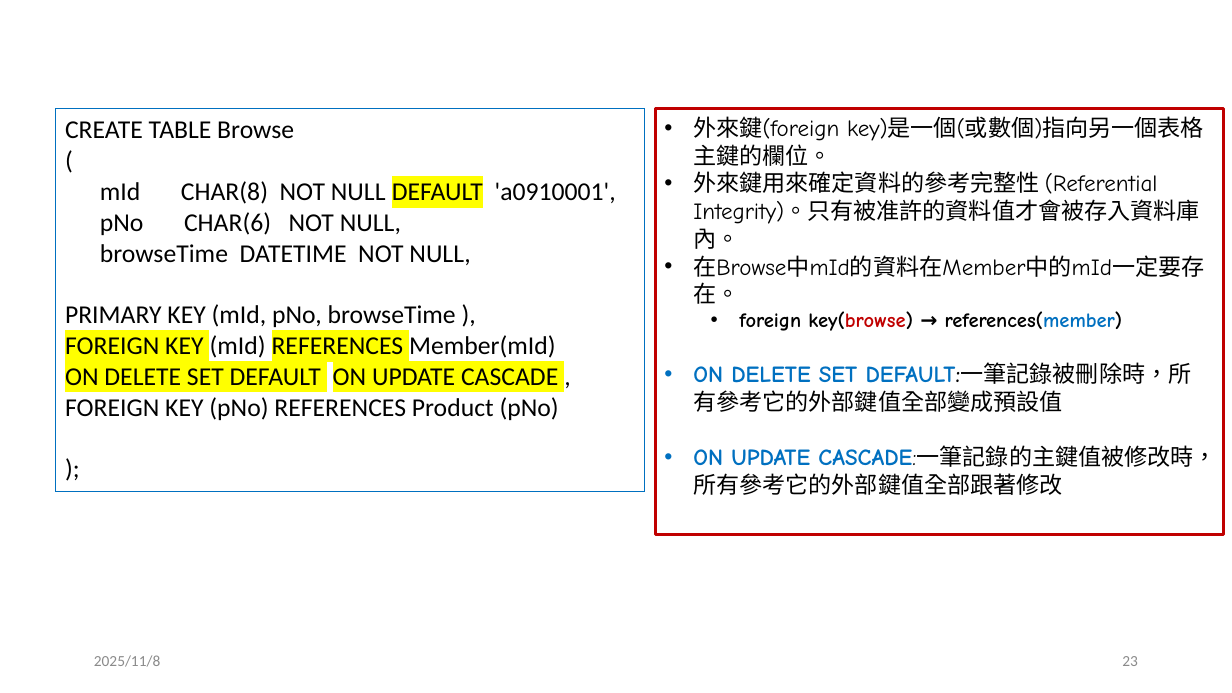
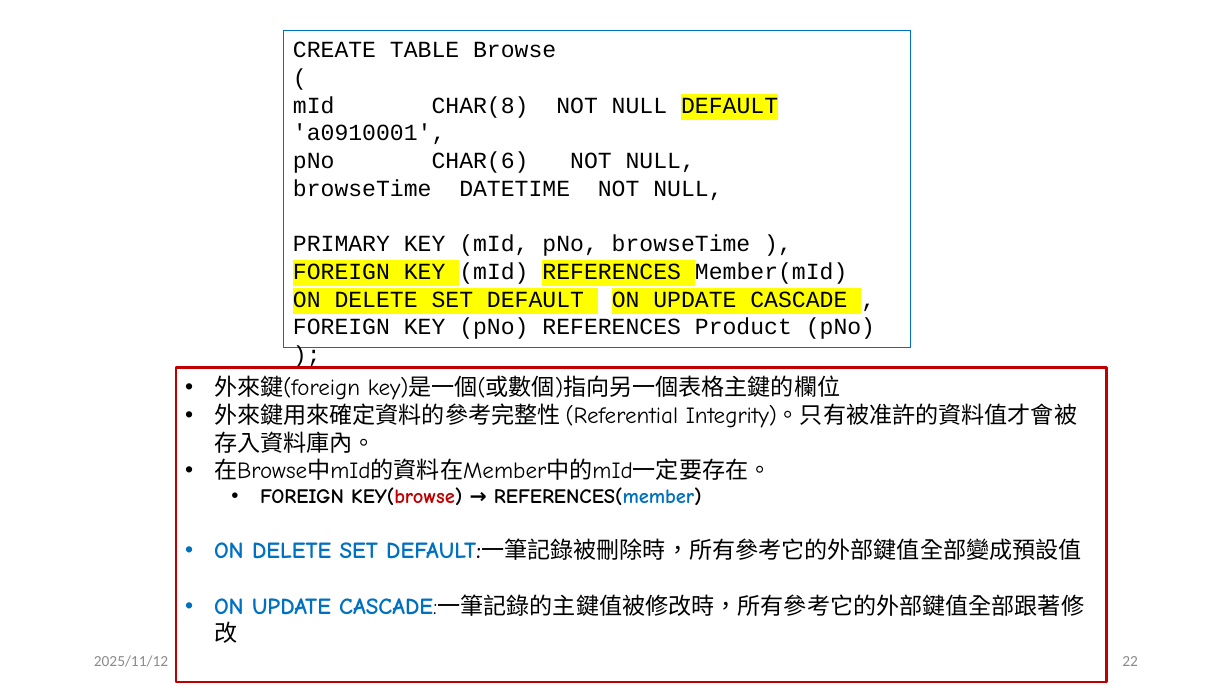
Before and after one commit to jc7qx/2025DB, a slide deck: slide 22 of slides/w10SQL1.pptx (slide 23 before the commit). Drawn at 1232x693 pixels with LibreOffice and Linux fonts; fonts in the diff are those of the drawing. Boxes give left, top, right and bottom in pixels: in the first picture for what was removed or moved away, otherwise in the second. Text is boxed around its words. In the diff, an @@ line names an element or a change of style, - is before the commit and + after.

```diff
--- a/slides/w10SQL1.pptx
+++ b/slides/w10SQL1.pptx
@@ rectangle "CREATE TABLE Browse": place and size @@
-rectangle "CREATE TABLE Browse" at [56, 109, 645, 492]
+rectangle "CREATE TABLE Browse" at [284, 30, 910, 348]
@@ rectangle "CREATE TABLE Browse" at [284, 30, 910, 348]: size 20 to 18 pt, font Calibri to Courier New @@
@@ rectangle "外來鍵(foreign key)是一個(或數個)指向另一個表格主鍵的欄位": place and size @@
-rectangle "外來鍵(foreign key)是一個(或數個)指向另一個表格主鍵的欄位" at [655, 109, 1224, 535]
+rectangle "外來鍵(foreign key)是一個(或數個)指向另一個表格主鍵的欄位" at [177, 368, 1107, 682]
@@ text in rectangle at [214, 375, 840, 400]: text changed @@
-• 外來鍵(foreign key)是一個(或數個)指向另一個表格主鍵的欄位。
+• 外來鍵(foreign key)是一個(或數個)指向另一個表格主鍵的欄位
@@ text in rectangle at [260, 487, 702, 505]: text changed @@
-  • foreign key(browse) → references(member)
+  • FOREIGN KEY(browse) → REFERENCES(member)
@@ text at [94, 655, 168, 667]: text changed @@
-2025/11/8
+2025/11/12
@@ page number at [1122, 656, 1138, 666]: text changed @@
-23
+22
```
Also in this commit, not shown: 53 other slides changed, 3 slides added, 1 slide removed, 8 other files.
